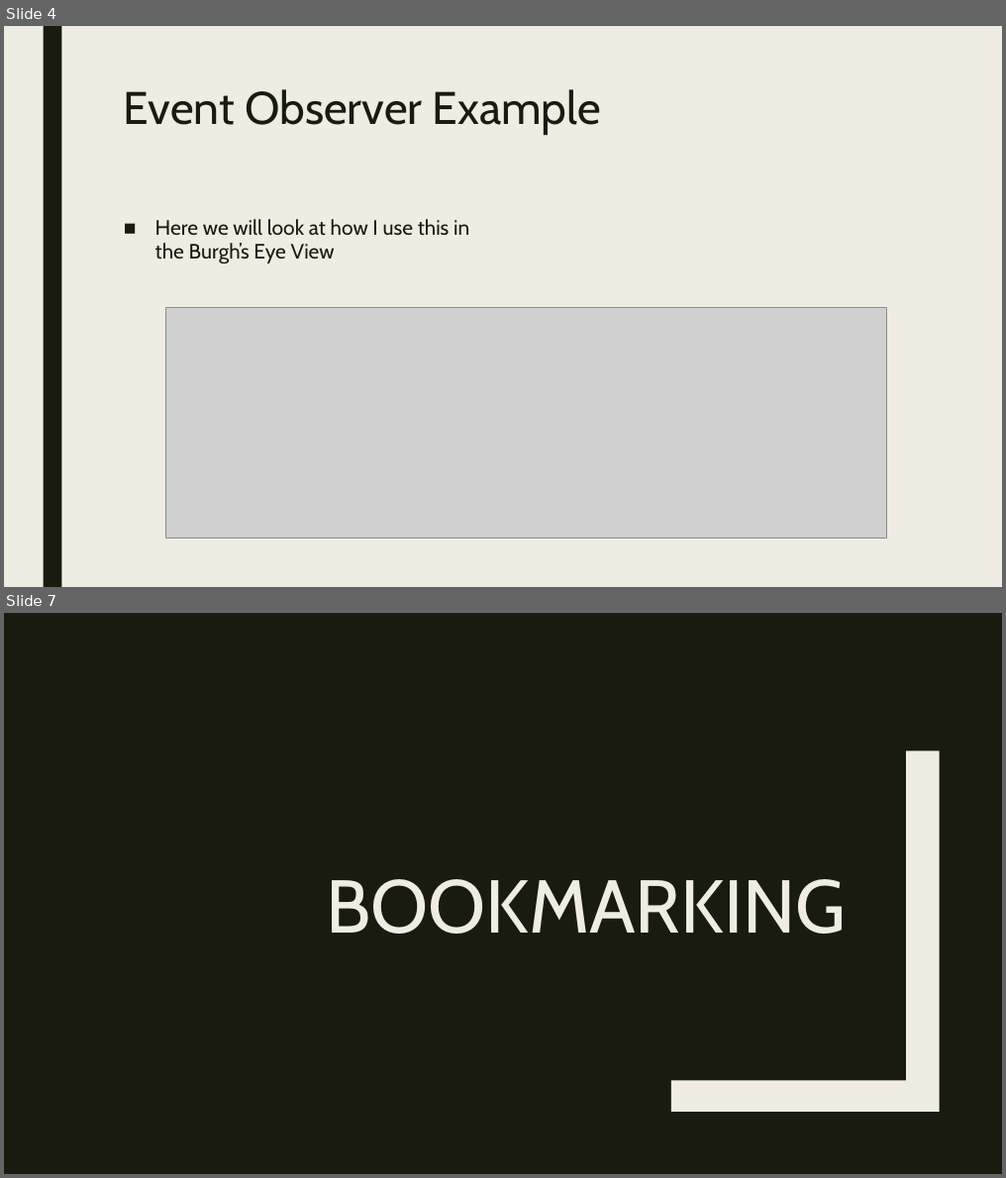
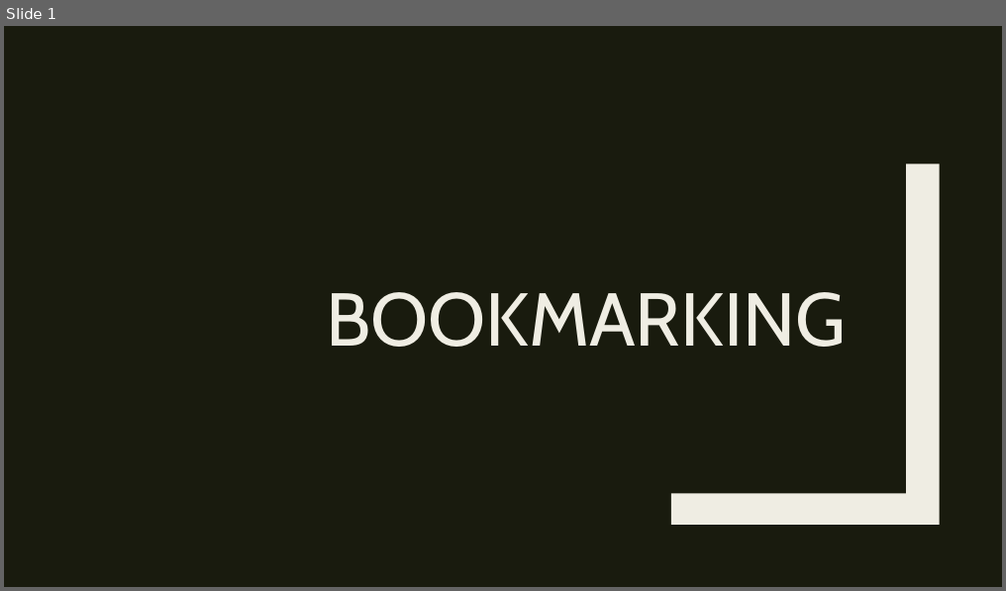
Before and after one commit to RforOperations2018/Class_4, a slide deck: Class_4.pptx. Shown one above the other, each under a label of ours: slides 4 and 7 before the commit, slide 1 after it; the slides between them are not shown. The pictures are 1006x1178 and 1006x591 pixels, drawn with LibreOffice and Linux fonts; fonts in the diff are those of the drawing; grey boxes stand for pictures. Boxes give left, top, right and bottom in pixels: in the first picture for what was removed or moved away, otherwise in the second. Text is boxed around its words. In the diff, an @@ line names an element or a change of style, - is before the commit and + after.

```diff
--- a/Class_4.pptx
+++ b/Class_4.pptx
@@ slide 4 removed at (4,26,1002,587), background #EFEDE3 @@
@@ rectangle removed at (43,26,61,587) @@
@@ title removed at (124,89,601,135) @@
-Event Observer Example
@@ text removed at (155,219,469,265) @@
-■ Here we will look at how I use this in the Burgh’s Eye View
@@ picture removed at (165,308,887,539) @@
@@ what was slide 7 is now slide 1 @@
```
Also in this commit, not shown: 17 slides added, 5 other slides removed, 1 other file.
